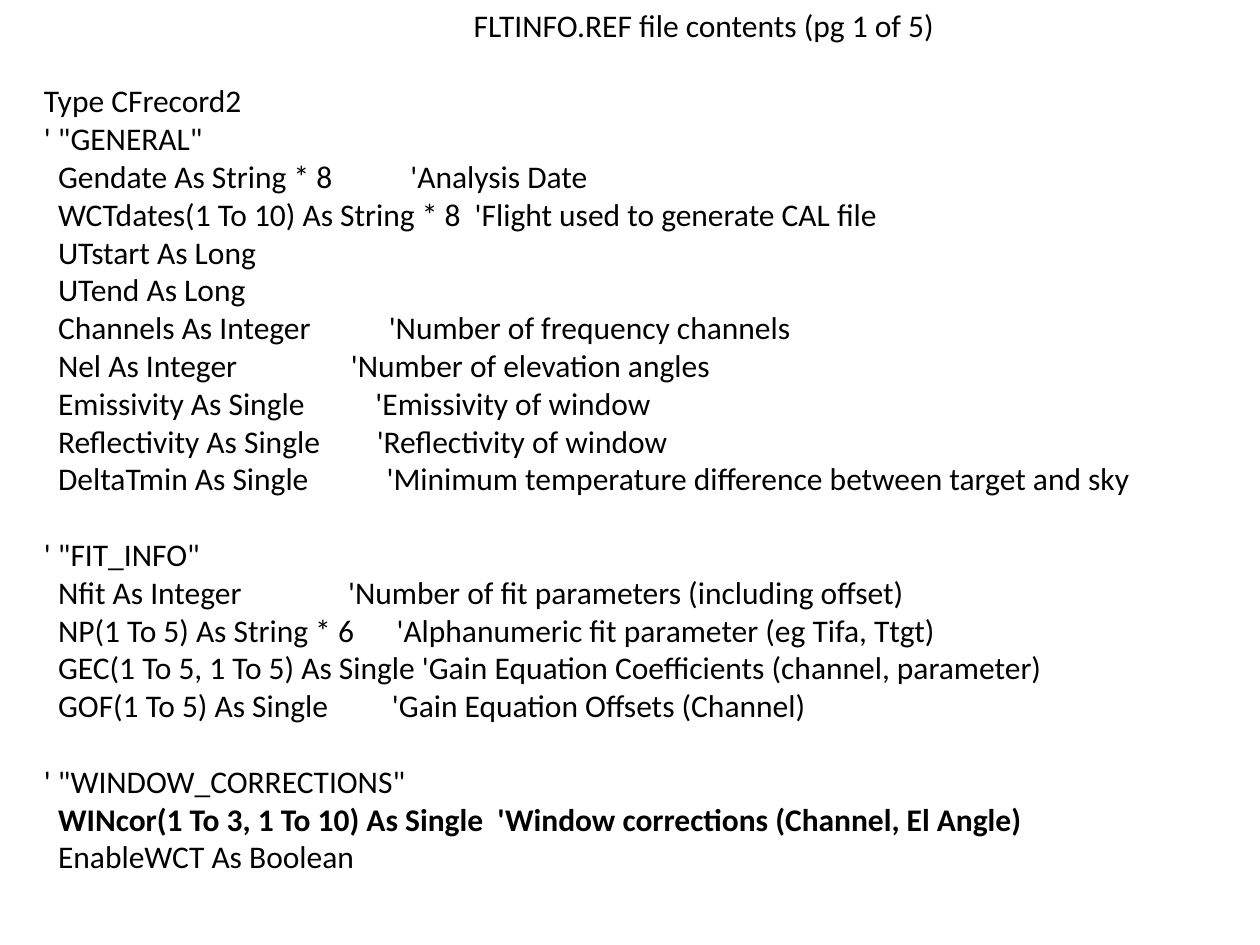
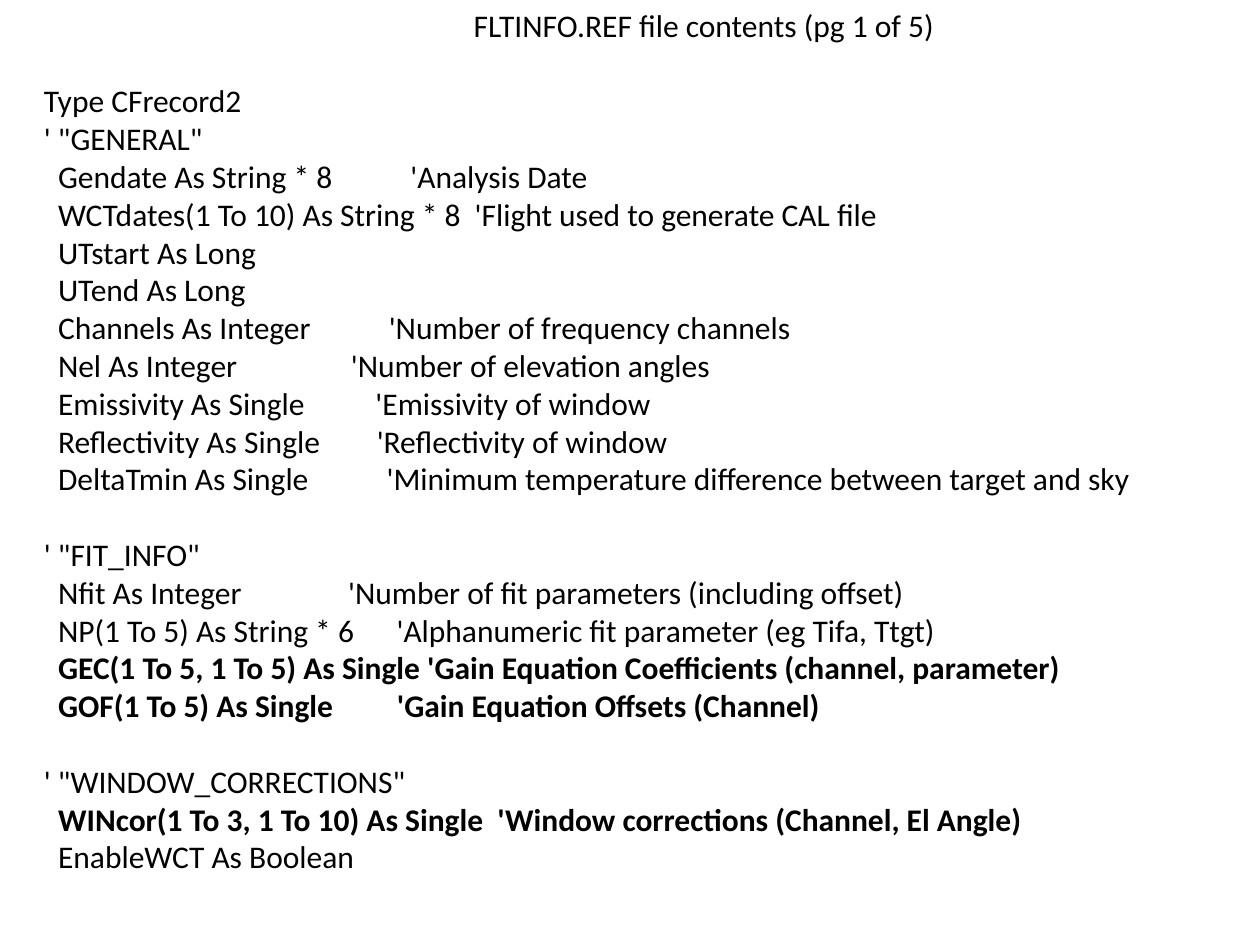
Before and after one commit to NCAR/nimbus, a slide deck: slide 9 of instruments/mtp/doc/MTP-DFD.pptx. Drawn at 1260x945 pixels with LibreOffice and Linux fonts; fonts in the diff are those of the drawing. Boxes give left, top, right and bottom in pixels: in the first picture for what was removed or moved away, otherwise in the second. Text is boxed around its words. In the diff, an @@ line names an element or a change of style, - is before the commit and + after.

Commit message:
Further reverse engineering.  I think I've got the whole gain equation sorted now.

```diff
--- a/instruments/mtp/doc/MTP-DFD.pptx
+++ b/instruments/mtp/doc/MTP-DFD.pptx
@@ text at bbox=[58, 656, 1059, 723]: bold on in "GEC(1 To 5, 1 To 5) As ...", "GOF(1 To 5) As Single 'Gain Equation ..." @@
```
Also in this commit, not shown: 1 other slide changed, 4 slides added, 2 slides removed.
